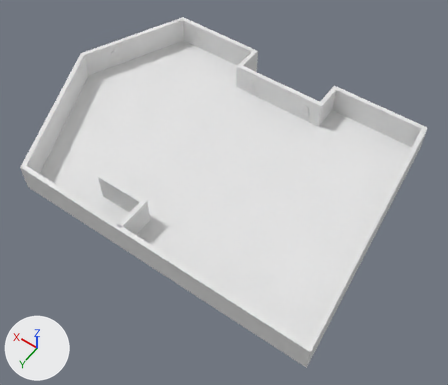
An edit to the OBJ model model/Buildings/Gilbert's Grotto/Gilbert's GrottoF1.obj, drawn before and after from the same camera.
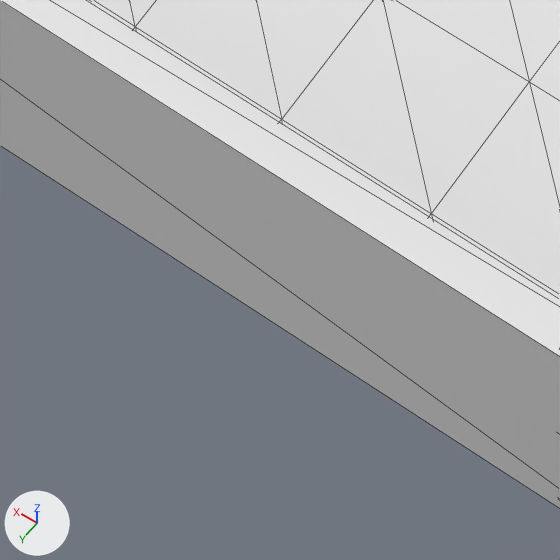
The first picture shows the older version from a camera (50 mm lens) standing at (-25.7, 36.6, 47.9) and looking at (-3.4, 5.4, -1.3). The close-ups show both versions on the part from 48% to 62% of the width and 75% to 92% of the height of that picture; other places that the commit changed are outside them. Every picture has the same lights, and +X, +Y and +Z are marked at lower left. The close-ups show mesh edges as thin lines. Where no turn or scale is listed for an object, it has been applied to the vertices.

The scene before the commit, as lines of its bpy script (objects in view):
```python
me_floor = bpy.data.meshes.new('Floor')
me_floor.from_pydata(...)  # 660 vertices, 1316 faces; spans x -19.5..18.7, y -10.1..16.8, z 0.0
me_floor1ext = bpy.data.meshes.new('Floor1Ext')
me_floor1ext.from_pydata(...)  # 52 vertices, 74 faces; spans x -19.7..19.0, y -10.4..16.8, z 0.0..3.0
ob_floor = bpy.data.objects.new('Floor', me_floor)
ob_floor.location = (0.0, 0.0, 0.0)
ob_floor1ext = bpy.data.objects.new('Floor1Ext', me_floor1ext)
ob_floor1ext.location = (0.0, 0.0, 0.0)
```
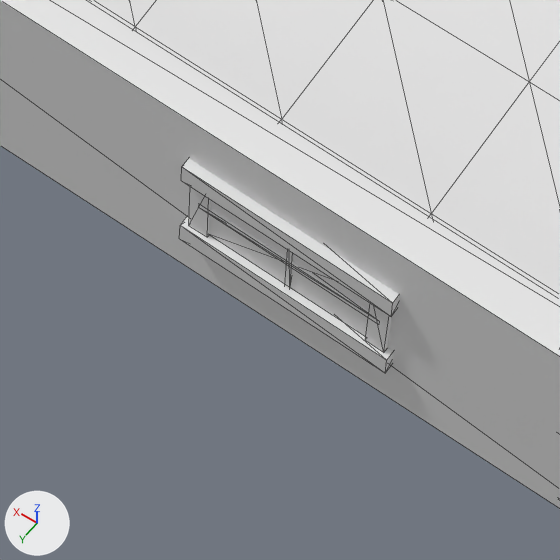
Location of each change, [x1, y1, x2, y2] in pixels of the close-ups (560 x 560 px):
'Walls.011', added
    after: [179, 158, 399, 373]

What changed in the scene script:
```text
Add me_walls_011:
    me_walls_011.from_pydata(...)  # 88 vertices, 92 faces; spans x -15.17..-12.77, y 16.21..16.94, z 0.72..2.25
Add ob_walls_011:
    ob_walls_011 = bpy.data.objects.new('Walls.011', me_walls_011)
    ob_walls_011.location = (0.0, 0.0, 0.0)
```
